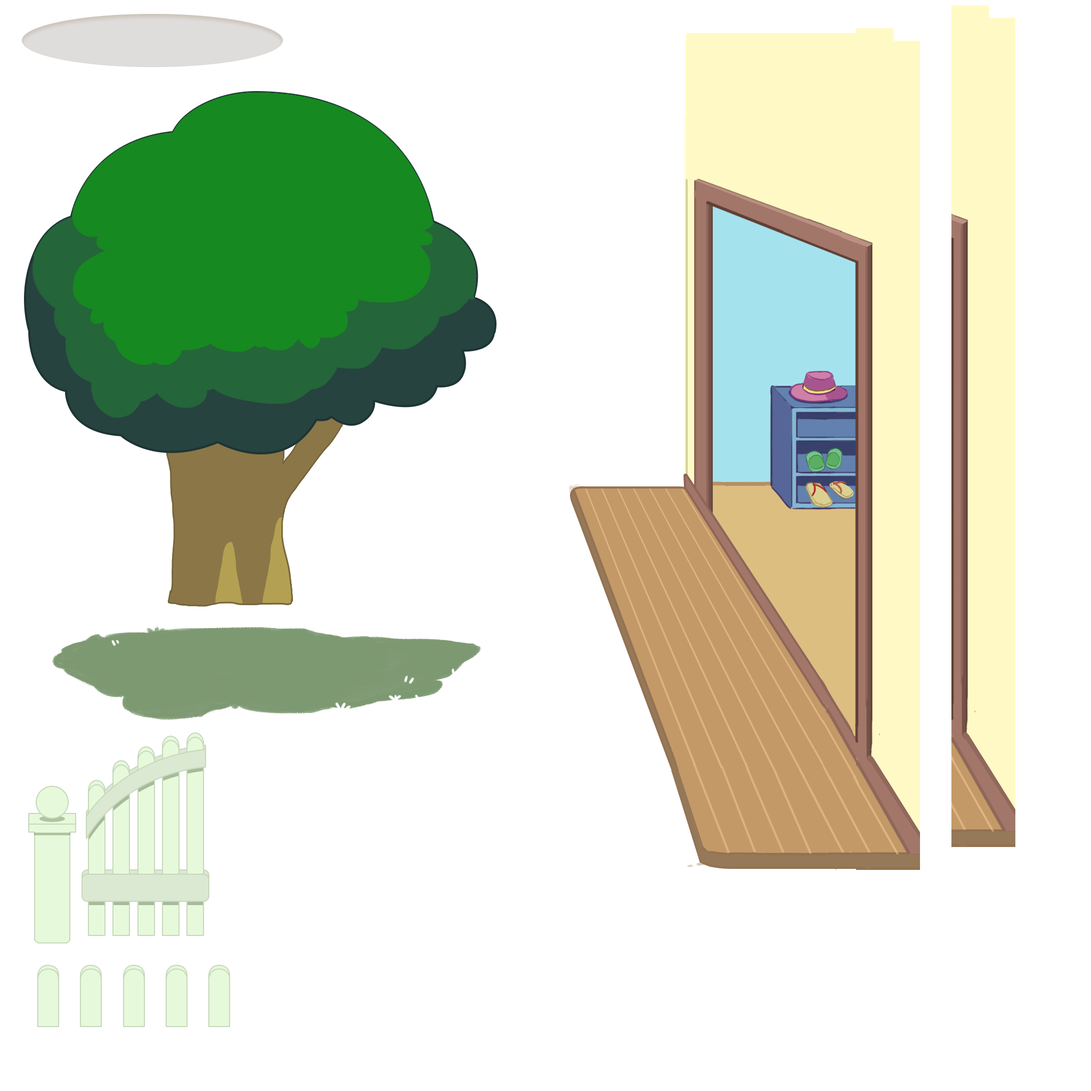
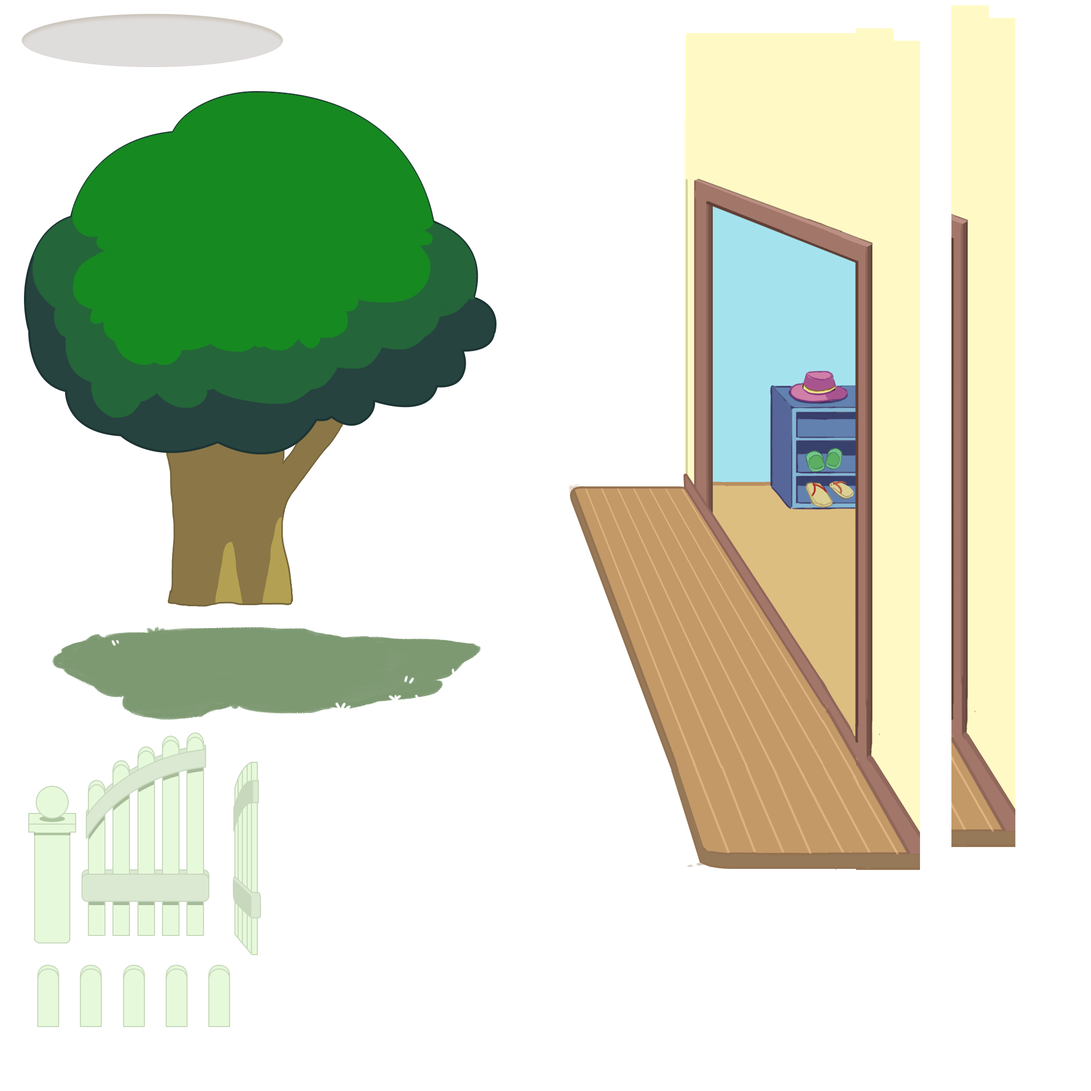
Layered file, before and after one edit (1091 x 1091). Changes by layer:
added layer "Shape 5" in group "main door" over (x1=232, y1=876, x2=252, y2=917)
added layer "Shape 2" in group "main door" over (x1=232, y1=876, x2=262, y2=919)
added layer "Shape 6" in group "main door" over (x1=233, y1=779, x2=254, y2=839)
added layer "Shape 1" in group "main door" over (x1=233, y1=780, x2=260, y2=832)
added layer "Shape 4" in group "main door" over (x1=251, y1=762, x2=253, y2=956)
added layer "Shape 4 copy 3" in group "main door" over (x1=237, y1=776, x2=239, y2=941)
added layer "Shape 4 copy 2" in group "main door" over (x1=241, y1=769, x2=244, y2=946)
added layer "Shape 4 copy" in group "main door" over (x1=246, y1=763, x2=248, y2=951)
added layer "Shape 3" in group "main door" over (x1=234, y1=762, x2=258, y2=956)
